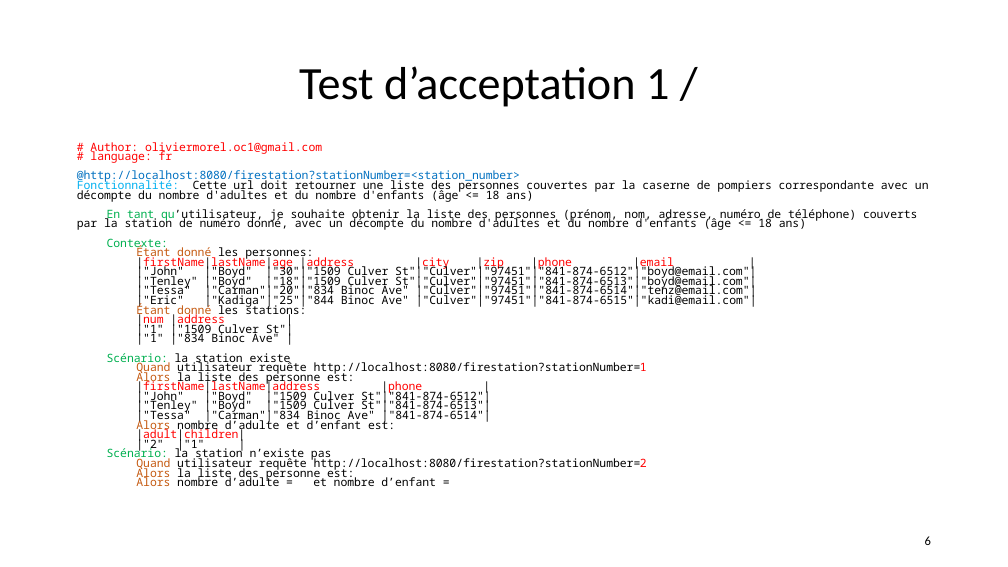
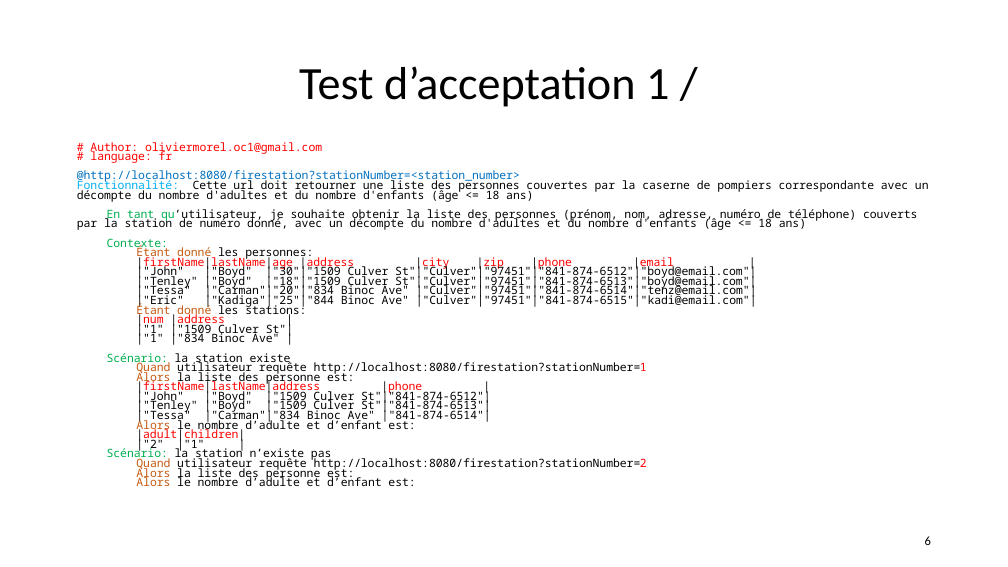
Before and after one commit to andrechico999/https-github.com-emmo78-com.safetynet.alerts, a slide deck: slide 6 of A_Livrables/MOREL_Olivier_4_slides_062022.pptx. Drawn at 1008x567 pixels with LibreOffice and Linux fonts; fonts in the diff are those of the drawing. Boxes give left, top, right and bottom in pixels: in the first picture for what was removed or moved away, otherwise in the second. Text is boxed around its words. In the diff, an @@ line names an element or a change of style, - is before the commit and + after.

```diff
--- a/A_Livrables/MOREL_Olivier_4_slides_062022.pptx
+++ b/A_Livrables/MOREL_Olivier_4_slides_062022.pptx
@@ text at box(136, 418, 415, 433): text changed @@
-Alors nombre d’adulte et d’enfant est:
+Alors le nombre d’adulte et d’enfant est:
@@ text at box(136, 475, 415, 486): text changed @@
-Alors nombre d’adulte = et nombre d’enfant =
+Alors le nombre d’adulte et d’enfant est:
```
Also in this commit, not shown: 10 other files.
